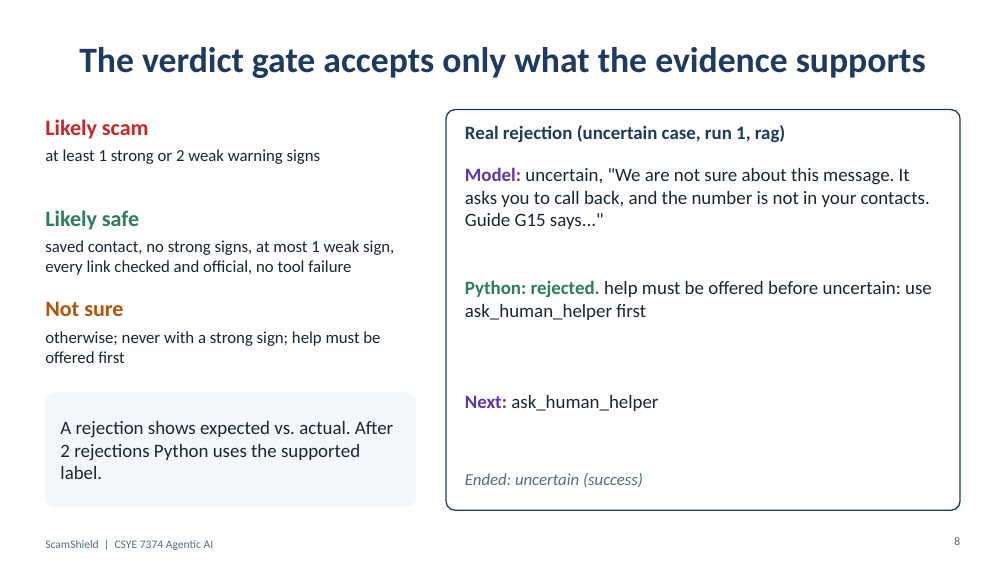
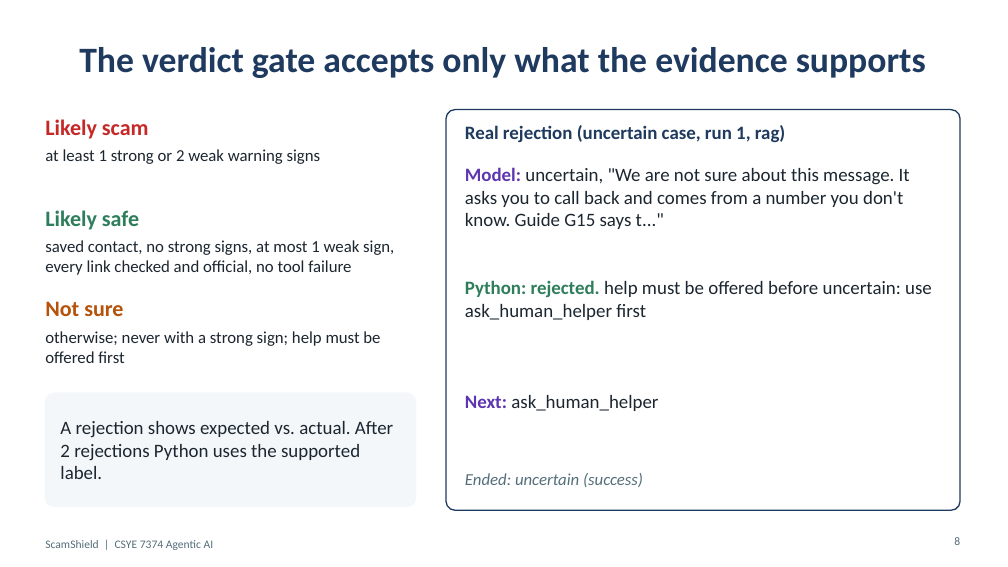
Before and after one commit to ARUNAS95/ScamShield, a slide deck: slide 8 of docs/ScamShield_Presentation.pptx. Drawn at 1008x567 pixels with LibreOffice and Linux fonts; fonts in the diff are those of the drawing. Boxes give left, top, right and bottom in pixels: in the first picture for what was removed or moved away, otherwise in the second. Text is boxed around its words. In the diff, an @@ line names an element or a change of style, - is before the commit and + after.

Commit message:
Rebuild the project document and presentation from the latest evidence

```diff
--- a/docs/ScamShield_Presentation.pptx
+++ b/docs/ScamShield_Presentation.pptx
@@ text at (465,167,910,229): text changed @@
-Model: uncertain, "We are not sure about this message. It asks you to call back, and the number is not in your contacts. Guide G15 says..."
+Model: uncertain, "We are not sure about this message. It asks you to call back and comes from a number you don't know. Guide G15 says t..."
```
Also in this commit, not shown: 5 other slides changed, 1 other file.
